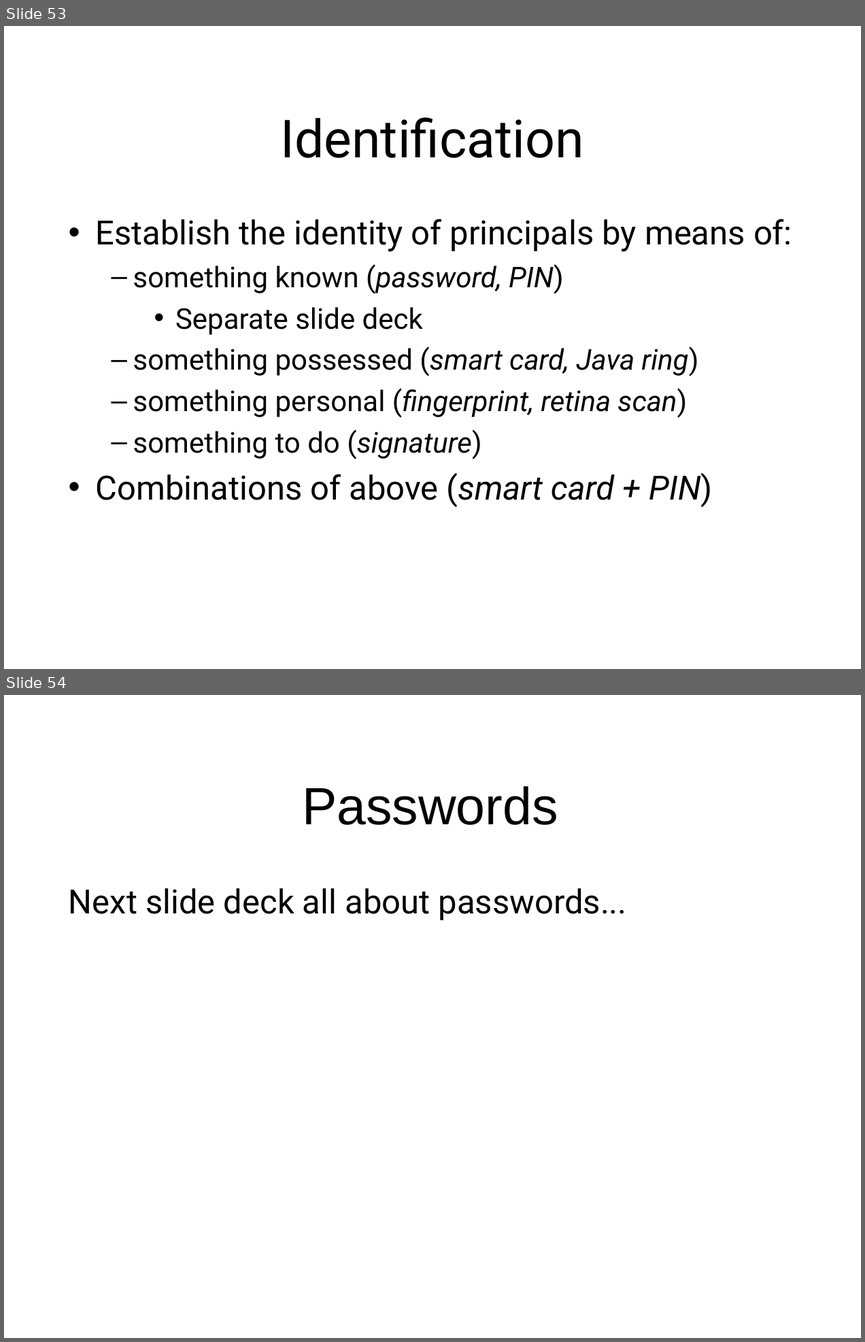
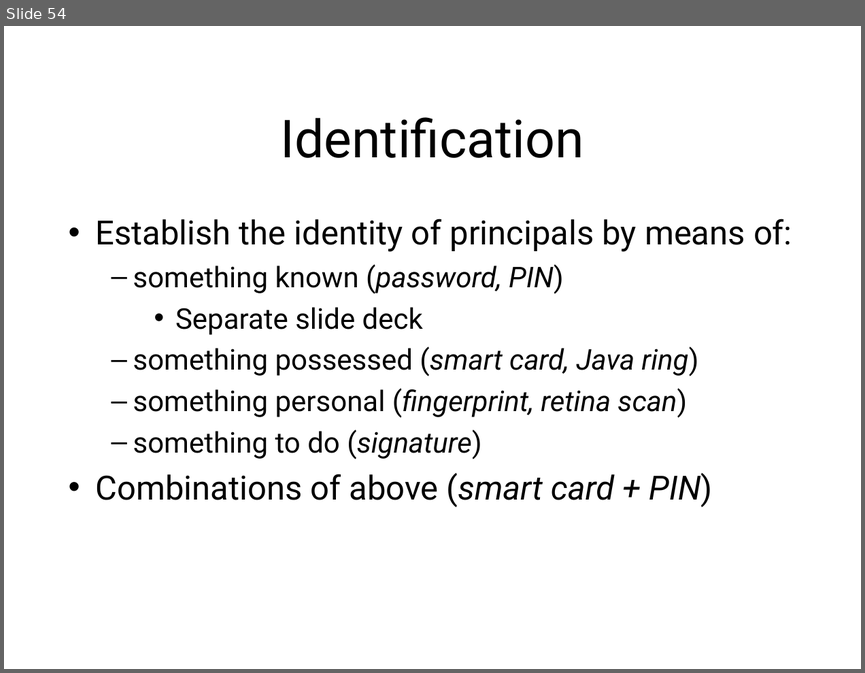
Before and after one commit to sftcd/cs7053, a slide deck: 2024lectures/02-concepts.odp. Shown one above the other, each under a label of ours: slides 53 and 54 before the commit, slide 54 after it. The pictures are 865x1342 and 865x673 pixels, drawn with LibreOffice and Linux fonts; fonts in the diff are those of the drawing. Boxes give left, top, right and bottom in pixels: in the first picture for what was removed or moved away, otherwise in the second. Text is boxed around its words. In the diff, an @@ line names an element or a change of style, - is before the commit and + after.

```diff
--- a/2024lectures/02-concepts.odp
+++ b/2024lectures/02-concepts.odp
@@ slide 54 removed at (4,695,861,1338), background #FFFFFF @@
@@ title removed at (302,786,558,825) @@
-Passwords
@@ text removed at (69,888,627,920) @@
-Next slide deck all about passwords...
@@ what was slide 53 is now slide 54 @@
```
Also in this commit, not shown: 1 slide changed, 1 slide added, 2 other slides removed, 5 other files.
